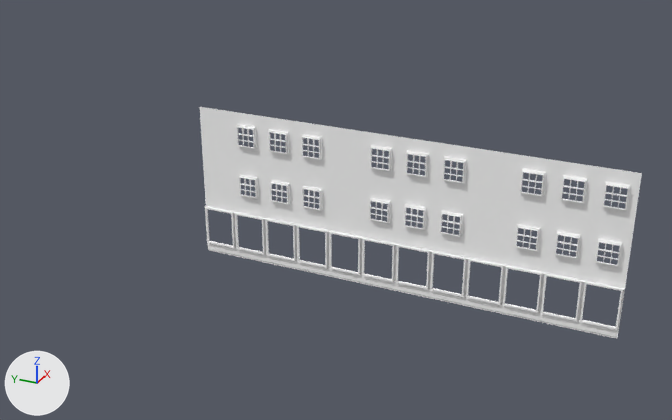
An edit to the OBJ model Games/GuruttoWorld/Assets/Models/StreetJourney/Baked/Block-0-1.obj, drawn before and after from the same camera.
Both versions are drawn from a camera (50 mm lens) standing at (-60.5, -11.5, 25.4) and looking at (-17.4, 7.9, 3.9). Lighting does not change. The marker at lower left points along +X, +Y and +Z. The older version comes first. Where no turn or scale is listed for an object, it has been applied to the vertices. Vertices at exactly the same position are counted once.

The first picture shows 'Block-0-1'.
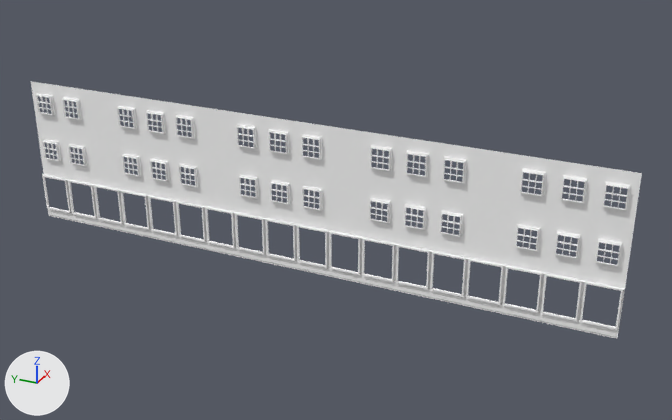
The newer file is also turned or shifted as a whole; pictures and numbers use the older file's frame.

Diff of the bpy script that builds the scene:
```diff
--- a/Games/GuruttoWorld/Assets/Models/StreetJourney/Baked/Block-0-1.obj.py
+++ b/Games/GuruttoWorld/Assets/Models/StreetJourney/Baked/Block-0-1.obj.py
@@ me_block_0_1 @@
 # used by ob_block_0_1; location = (0.0, 0.0, 0.0)
-me_block_0_1.from_pydata(...)  # 6818 vertices, 11532 faces; spans x -18.2..-18.0, y -8.0..16.0, z 0.0..9.0
+me_block_0_1.from_pydata(...)  # 10514 vertices, 17808 faces; spans x -18.2..-18.0, y -8.0..28.0, z 0.0..9.0
+# me_block_0_1 part 1: the loose piece of 128 vertices spanning x -18.2, y 12.5..13.5, z 4.1..5.2 is copied, and the copy is moved by (0.0, 4.0, 0.0); it spans x -18.2, y 16.5..17.5, z 4.1..5.2
+# me_block_0_1 part 2: the loose piece of 128 vertices spanning x -18.2, y 12.5..13.5, z 7.1..8.2 is copied, and the copy is moved by (0.0, 4.0, 0.0); it spans x -18.2, y 16.5..17.5, z 7.1..8.2
+# me_block_0_1 part 3: the loose piece of 128 vertices spanning x -18.2, y 12.5..13.5, z 4.1..5.2 is copied, and the copy is moved by (0.0, 6.0, 0.0); it spans x -18.2, y 18.5..19.5, z 4.1..5.2
+# me_block_0_1 part 4: the loose piece of 128 vertices spanning x -18.2, y 12.5..13.5, z 7.1..8.2 is copied, and the copy is moved by (0.0, 6.0, 0.0); it spans x -18.2, y 18.5..19.5, z 7.1..8.2
+# me_block_0_1 part 5: the loose piece of 128 vertices spanning x -18.2, y 12.5..13.5, z 4.1..5.2 is copied, and the copy is moved by (0.0, 8.0, 0.0); it spans x -18.2, y 20.5..21.5, z 4.1..5.2
+# me_block_0_1 part 6: the loose piece of 128 vertices spanning x -18.2, y 12.5..13.5, z 7.1..8.2 is copied, and the copy is moved by (0.0, 8.0, 0.0); it spans x -18.2, y 20.5..21.5, z 7.1..8.2
+# me_block_0_1 part 7: the loose piece of 128 vertices spanning x -18.2, y 12.5..13.5, z 4.1..5.2 is copied, and the copy is moved by (0.0, 12.0, 0.0); it spans x -18.2, y 24.5..25.5, z 4.1..5.2
+# me_block_0_1 part 8: the loose piece of 128 vertices spanning x -18.2, y 12.5..13.5, z 7.1..8.2 is copied, and the copy is moved by (0.0, 12.0, 0.0); it spans x -18.2, y 24.5..25.5, z 7.1..8.2
+# me_block_0_1 part 9: the loose piece of 128 vertices spanning x -18.2, y 12.5..13.5, z 4.1..5.2 is copied, and the copy is moved by (0.0, 14.0, 0.0); it spans x -18.2, y 26.5..27.5, z 4.1..5.2
+# me_block_0_1 part 10: the loose piece of 128 vertices spanning x -18.2, y 12.5..13.5, z 7.1..8.2 is copied, and the copy is moved by (0.0, 14.0, 0.0); it spans x -18.2, y 26.5..27.5, z 7.1..8.2
+# me_block_0_1 part 11: 1176 vertices added at x -18.2..-18.0, y 16.0..28.0, z 0.0..9.0
+# other edits to the shape of me_block_0_1 do not show in these pictures
 me_block_0_1.materials.append(mat_white)
```

Changed parts and their boxes [x1, y1, x2, y2] in the pictures (672 x 420 px):
'Block-0-1', reshaped (38% wider, 11% taller): before [200, 107, 642, 339]; after [31, 81, 642, 339]
part 1 of me_block_0_1, added: after [179, 166, 196, 187]
part 2 of me_block_0_1, added: after [175, 117, 193, 139]
part 3 of me_block_0_1, added: after [150, 161, 167, 182]
part 4 of me_block_0_1, added: after [146, 112, 163, 134]
part 5 of me_block_0_1, added: after [122, 156, 139, 176]
part 6 of me_block_0_1, added: after [117, 108, 134, 129]
part 7 of me_block_0_1, added: after [68, 146, 85, 166]
part 8 of me_block_0_1, added: after [62, 99, 79, 120]
part 9 of me_block_0_1, added: after [42, 141, 58, 161]
part 10 of me_block_0_1, added: after [36, 95, 52, 115]
part 11 of me_block_0_1, added: after [31, 81, 208, 250]
